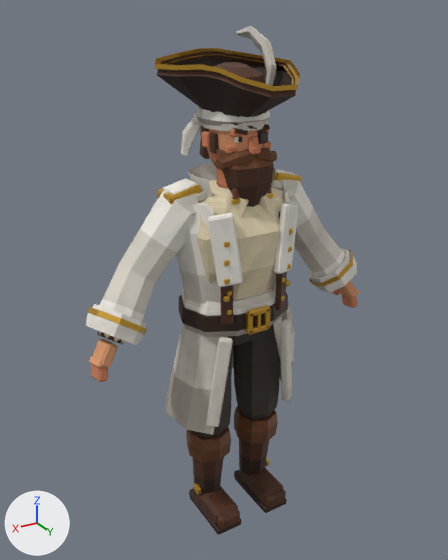
A saved change to the glTF model assets/generated/characters/pirate.glb.
Both versions are drawn from a 50 mm camera at (1.16, 1.868, 1.993) aimed at (0.023, -0.028, 1.045). Every picture has the same lights, and +X, +Y and +Z are marked at lower left. The older version comes first. Vertices at exactly the same position are counted once.

Objects in the first picture: 'Beard_Full', 'Belt_Sash', 'Body', 'Coat_Captain', 'Hat_Bandana', 'Hat_Cap', 'Hat_Tricorne', 'Vest_Crew' and 1 more.
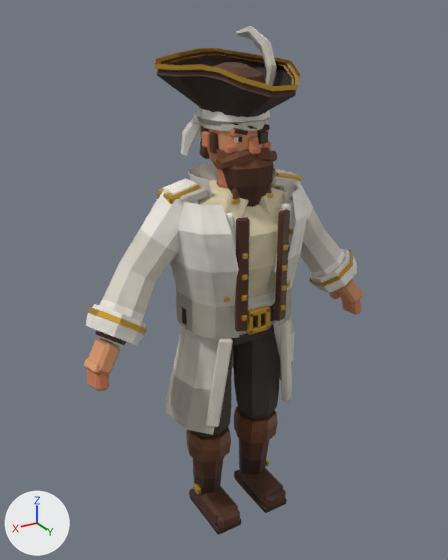
The change, as a list of edits to the scene's bpy script:
```text
Change me_body:
    used by ob_body; location = (0.0, 0.0, 0.0)
    remove me_body.from_pydata(...)  # 1552 vertices, 2824 faces; spans x -0.6..0.6, y -0.14..0.19, z 0.0..1.74
    add me_body.from_pydata(...)  # 1552 vertices, 2824 faces; spans x -0.62..0.62, y -0.14..0.19, z 0.0..1.74
    me_body part 1: the loose piece of 24 vertices spanning x -0.59..-0.51, y -0.01..0.09, z 0.86..0.96 is scaled about its middle by (1.26, 1.22, 1.22), then moved by (-0.01, 0.0, -0.01)
    me_body part 2: the loose piece of 24 vertices spanning x -0.6..-0.55, y 0.0..0.09, z 0.81..0.88 is scaled about its middle by (1.32, 1.22, 1.23), then moved by (-0.01, 0.0, -0.02)
    me_body part 3: the loose piece of 24 vertices spanning x -0.56..-0.52, y -0.03..0.01, z 0.85..0.91 is moved by (0.0, -0.01, -0.02)
    me_body part 4: the loose piece of 24 vertices spanning x 0.51..0.59, y -0.01..0.09, z 0.86..0.96 is scaled about its middle by (1.26, 1.22, 1.22), then moved by (0.01, 0.0, -0.01)
    me_body part 5: the loose piece of 24 vertices spanning x 0.55..0.6, y 0.0..0.09, z 0.81..0.88 is scaled about its middle by (1.32, 1.22, 1.23), then moved by (0.01, 0.0, -0.02)
    me_body part 6: the loose piece of 24 vertices spanning x 0.57..0.6, y 0.01..0.09, z 0.87..0.91 is scaled about its middle by (1.27, 1.24, 1.26), then moved by (0.02, 0.0, -0.01)
    me_body part 7: 12 of 1552 vertices moved; they spanned x 0.46..0.54, y -0.02..0.07, z 0.93..1.01 and now span x 0.45..0.54, y -0.03..0.08, z 0.93..1.02; mean shift (0.0, 0.0, 0.0); largest move (0.46, 0.04, 0.96) -> (0.45, 0.05, 0.96)
    other edits to the shape of me_body do not show in these pictures
Change me_vest_crew:
    used by ob_vest_crew; location = (0.0, 0.0, 0.0)
    remove me_vest_crew.from_pydata(...)  # 343 vertices, 608 faces; spans x -0.243..0.243, y -0.166..0.17, z 0.92..1.432
    add me_vest_crew.from_pydata(...)  # 353 vertices, 624 faces; spans x -0.264..0.264, y -0.19..0.218, z 0.91..1.445
    me_vest_crew part 8: the loose piece of 24 vertices spanning x -0.125..-0.107, y 0.158..0.17, z 1.076..1.094 is moved by (0.032, 0.048, -0.007)
    me_vest_crew part 9: the loose piece of 24 vertices spanning x 0.107..0.125, y 0.158..0.17, z 1.001..1.019 is moved by (-0.032, 0.048, -0.01)
    me_vest_crew part 10: the loose piece of 24 vertices spanning x 0.107..0.125, y 0.158..0.17, z 1.076..1.094 is moved by (-0.032, 0.048, -0.007)
    me_vest_crew part 11: the loose piece of 24 vertices spanning x -0.233..-0.137, y -0.062..0.054, z 1.384..1.432 is scaled about its middle by (1.14, 1.11, 1.13), then moved by (-0.005, 0.0, 0.01)
    me_vest_crew part 12: the loose piece of 24 vertices spanning x 0.137..0.233, y -0.062..0.054, z 1.384..1.432 is scaled about its middle by (1.14, 1.11, 1.13), then moved by (0.005, 0.0, 0.01)
    me_vest_crew part 13: the loose piece of 55 vertices spanning x -0.243..0.243, y -0.166..0.137, z 0.92..1.4 is rebuilt with 65 vertices and now spans x -0.264..0.264, y -0.19..0.205, z 0.91..1.41
    me_vest_crew part 14: a new loose piece of 24 vertices spanning x -0.108..-0.062, y 0.182..0.214, z 0.945..1.365, in mat_mat_leather
    me_vest_crew part 15: a new loose piece of 24 vertices spanning x 0.062..0.108, y 0.182..0.214, z 0.945..1.365, in mat_mat_leather
    me_vest_crew part 16: the loose piece of 24 vertices spanning x -0.141..-0.095, y 0.135..0.169, z 0.96..1.35 is deleted
    me_vest_crew part 17: the loose piece of 24 vertices spanning x 0.095..0.141, y 0.135..0.169, z 0.96..1.35 is deleted
    other edits to the shape of me_vest_crew do not show in these pictures
```

Where the change shows, as pixel boxes [x1, y1, x2, y2] in the pictures (448 x 560 px; the box of a moved part takes in the faces that stretch with it):
'Body', reshaped: before [89, 124, 360, 535]; after [84, 124, 364, 535]
'Vest_Crew', reshaped: before [188, 179, 287, 325]; after [170, 176, 307, 339]
part 1 of me_body, moved or reshaped: before [338, 281, 358, 299]; after [336, 279, 362, 303]
part 2 of me_body, moved or reshaped: before [341, 295, 358, 308]; after [341, 298, 362, 314]
part 3 of me_body, moved or reshaped: before [332, 289, 340, 295]; after [330, 290, 340, 299]
part 4 of me_body, moved or reshaped: before [92, 339, 117, 369]; after [88, 338, 120, 375]
part 5 of me_body, moved or reshaped: before [91, 363, 108, 382]; after [87, 368, 109, 391]
part 6 of me_body, moved or reshaped: before [89, 357, 102, 368]; after [84, 359, 100, 373]
part 7 of me_body, moved or reshaped: before [97, 331, 124, 344]; after [95, 330, 126, 345]
part 8 of me_vest_crew, moved or reshaped: before [282, 277, 285, 283]; after [281, 285, 286, 291]
part 9 of me_vest_crew, moved or reshaped: before [227, 310, 232, 315]; after [241, 315, 247, 321]
part 10 of me_vest_crew, moved or reshaped: before [227, 291, 232, 296]; after [241, 295, 247, 301]
part 11 of me_vest_crew, moved or reshaped: before [272, 179, 282, 189]; after [272, 176, 296, 187]
part 12 of me_vest_crew, moved or reshaped: before [197, 190, 207, 202]; after [179, 186, 208, 204]
part 13 of me_vest_crew, rebuilt (mostly hidden before): before [188, 189, 285, 291]; after [170, 185, 307, 339]
part 14 of me_vest_crew, added (brown): after [275, 209, 290, 321]
part 15 of me_vest_crew, added (brown): after [235, 217, 250, 332]
part 16 of me_vest_crew, deleted: before [275, 211, 287, 311]
part 17 of me_vest_crew, deleted: before [221, 285, 234, 325]
'Belt_Sash', unchanged, covered by the edit: before [178, 287, 294, 377]; after [182, 286, 294, 377]
